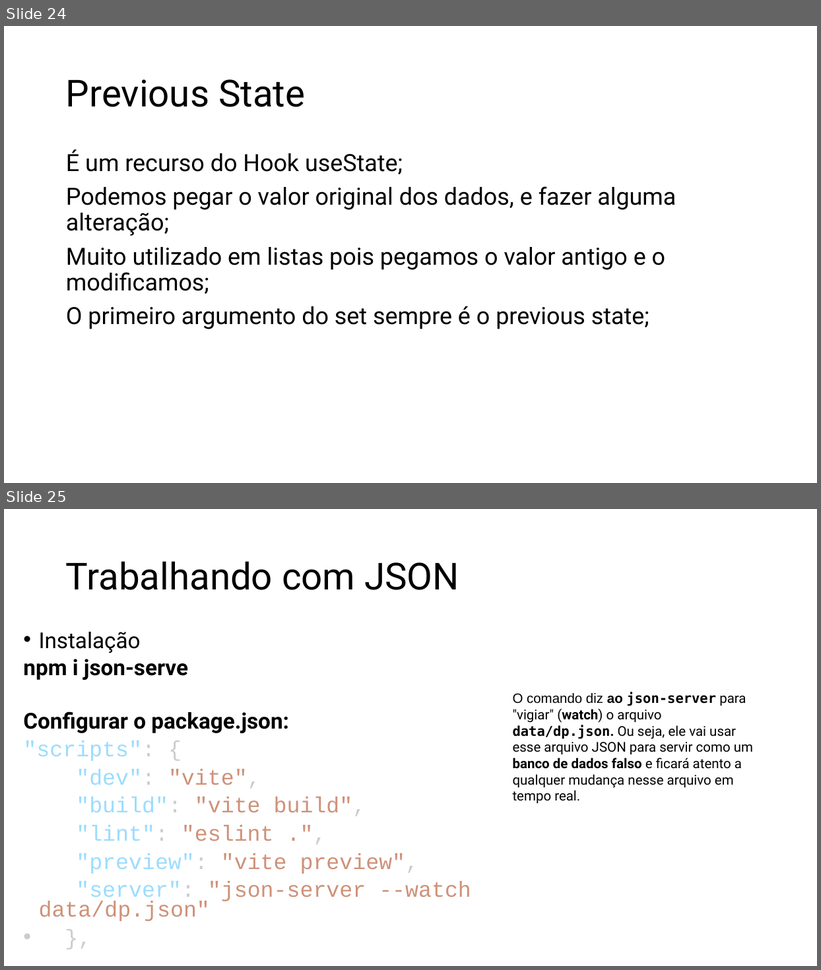
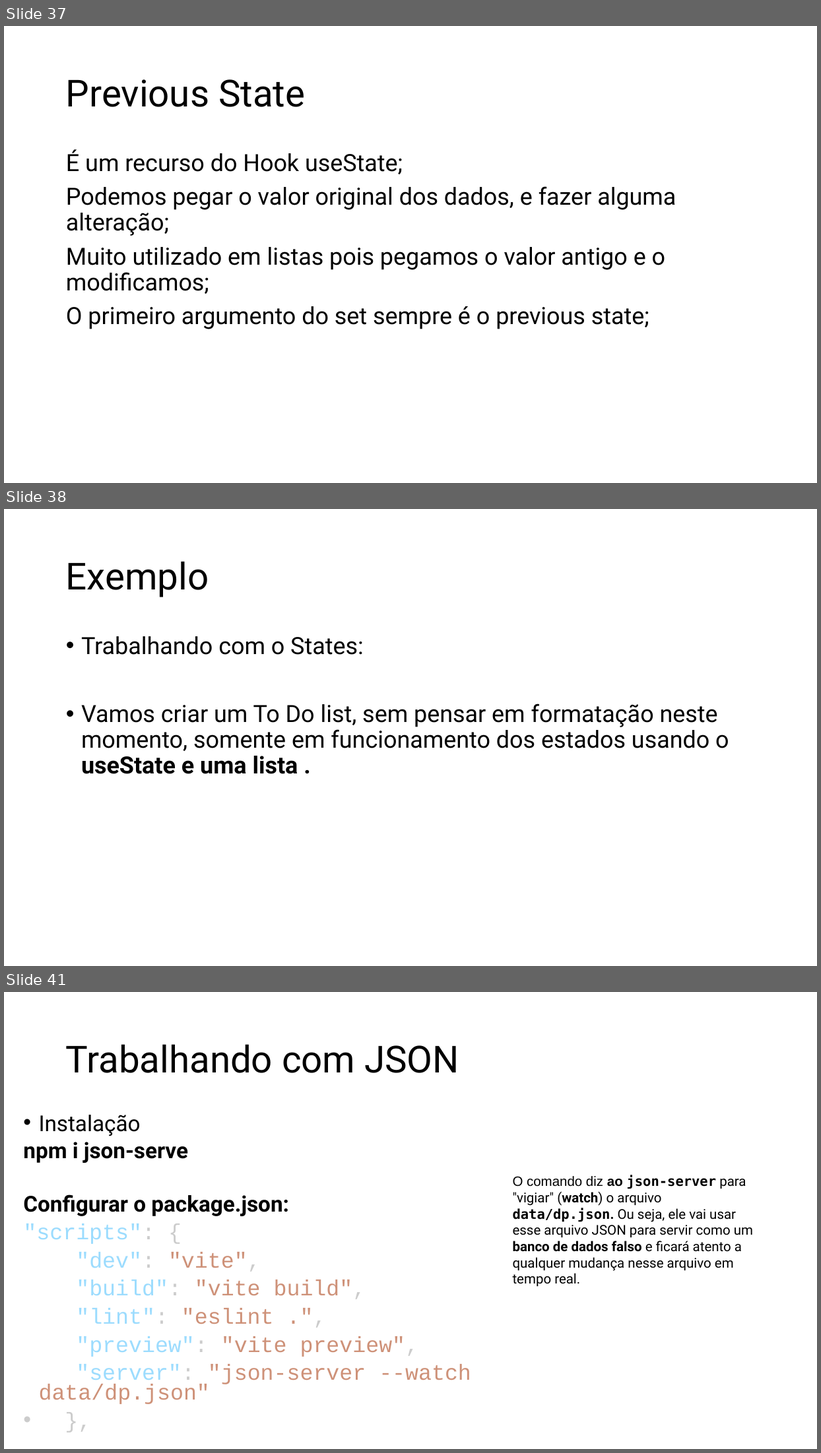
Before and after one commit to RogerSobral/h_codar_react, a slide deck: React.pptx. Shown one above the other, each under a label of ours: slides 24 and 25 before the commit, slides 37, 38 and 41 after it; the slides between them are not shown. The pictures are 821x970 and 821x1453 pixels, drawn with LibreOffice and Linux fonts; fonts in the diff are those of the drawing. Boxes give left, top, right and bottom in pixels: in the first picture for what was removed or moved away, otherwise in the second. Text is boxed around its words. In the diff, an @@ line names an element or a change of style, - is before the commit and + after.

```diff
--- a/React.pptx
+++ b/React.pptx
@@ slide 38 added at [4, 509, 817, 966], background #FFFFFF @@
@@ title added at [66, 561, 209, 597], 44 pt, text #000000 @@
+Exemplo
@@ text added at [81, 636, 729, 774], 28 pt, text #000000 @@
+• Trabalhando com o States:
+• Vamos criar um To Do list, sem pensar em formatação neste momento, somente em funcionamento dos estados usando o useState e uma lista .
@@ what was slide 24 is now slide 37 @@
@@ what was slide 25 is now slide 41 @@
```
Also in this commit, not shown: 3 slides changed, 15 other slides added, 46 other files.
